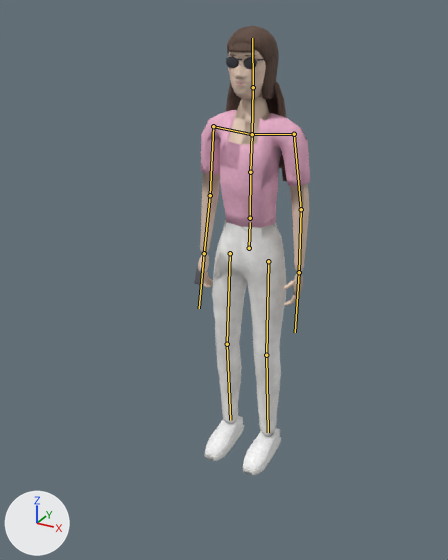
Before and after pictures for a commit that changed the FBX model Assets/Models/ThaiBobaShop/Characters/NPC_Influencer.fbx.
Before and after are seen from a 50 mm lens placed at (0.982, -1.984, 1.764), pointed at (-0.024, -0.155, 0.85). Every picture has the same lights, and +X, +Y and +Z are marked at lower left. The picture after the commit comes second. The bones that change, and the others that lie on the model, are drawn over the model as lines.

In view in the first picture: 'NPC_Influencer', 'NPC_Influencer_LOD1'.
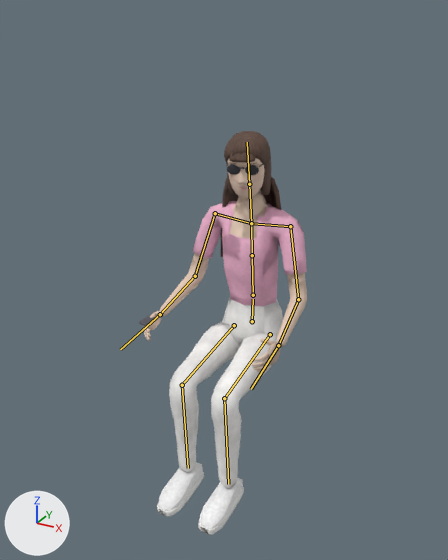
The newer file adds an action. The first version stands in its rest pose; the second is drawn at frame 37 of the action 'Sit'.

Pixel boxes (x1, y1, x2, y2) of what changed, in the pictures (448 x 560 px):
'NPC_Influencer', posed (44% wider, 10% shorter)
    before: (194, 26, 310, 475)
    after: (139, 131, 307, 534)
'NPC_Influencer_LOD1', posed (45% wider, 10% shorter)
    before: (198, 26, 310, 475)
    after: (144, 131, 307, 535)
bone 'Hips', root to tip
    before: (249, 248) to (250, 222)
    after: (252, 321) to (253, 299)
bone 'Spine', root to tip
    before: (250, 218) to (250, 172)
    after: (253, 295) to (252, 255)
bone 'Chest', root to tip
    before: (250, 172) to (252, 134)
    after: (252, 255) to (251, 223)
bone 'Head', root to tip
    before: (253, 87) to (252, 38)
    after: (249, 184) to (247, 142)
bone 'UpperArm.L', root to tip
    before: (294, 134) to (301, 209)
    after: (290, 226) to (298, 299)
bone 'LowerArm.L', root to tip
    before: (301, 209) to (299, 272)
    after: (298, 299) to (278, 345)
bone 'Hand.L', root to tip
    before: (299, 272) to (295, 332)
    after: (278, 345) to (251, 389)
bone 'UpperArm.R', root to tip
    before: (213, 126) to (210, 195)
    after: (215, 213) to (195, 276)
bone 'LowerArm.R', root to tip
    before: (210, 195) to (204, 253)
    after: (195, 276) to (160, 314)
bone 'Hand.R', root to tip
    before: (204, 253) to (199, 308)
    after: (160, 314) to (120, 349)
bone 'UpperLeg.L', root to tip
    before: (268, 261) to (266, 355)
    after: (270, 334) to (224, 398)
bone 'LowerLeg.L', root to tip
    before: (266, 355) to (268, 432)
    after: (224, 398) to (228, 484)
bone 'UpperLeg.R', root to tip
    before: (230, 253) to (227, 344)
    after: (234, 325) to (182, 385)
bone 'LowerLeg.R', root to tip
    before: (227, 344) to (230, 420)
    after: (182, 385) to (188, 468)

What the commit changed:
Bone 'Hips' (bone_hips) moves from (0.0, 0.0, 0.0) to (0.0, -0.331, -0.05).
Bone 'Spine' (bone_spine) turns from (0, 0, 0) to (4, 0, 0) degrees about its own x, y and z.
Bone 'Chest' (bone_chest) turns from (0, 0, 0) to (4, 0, 0) degrees about its own x, y and z.
Bone 'Head' (bone_head) turns from (0, 0, 0) to (-1, 14, -1) degrees about its own x, y and z.
Bone 'UpperArm.L' (bone_upperarm_l) turns from (0, 0, 0) to (-22, -4, -10) degrees about its own x, y and z.
Bone 'LowerArm.L' (bone_lowerarm_l) turns from (0, 0, 0) to (-48, -4, -2) degrees about its own x, y and z.
Bone 'Hand.L' (bone_hand_l) turns from (0, 0, 0) to (-10, 0, 0) degrees about its own x, y and z.
Bone 'UpperArm.R' (bone_upperarm_r) turns from (0, 0, 0) to (-22, 4, 10) degrees about its own x, y and z.
Bone 'LowerArm.R' (bone_lowerarm_r) turns from (0, 0, 0) to (-48, 4, 2) degrees about its own x, y and z.
Bone 'Hand.R' (bone_hand_r) turns from (0, 0, 0) to (-10, 0, 0) degrees about its own x, y and z.
Bone 'UpperLeg.L' (bone_upperleg_l) turns from (0, 0, 0) to (-79, -2, 0) degrees about its own x, y and z.
Bone 'LowerLeg.L' (bone_lowerleg_l) turns from (0, 0, 0) to (78, 0, 0) degrees about its own x, y and z.
Bone 'UpperLeg.R' (bone_upperleg_r) turns from (0, 0, 0) to (-79, 2, 0) degrees about its own x, y and z.
Bone 'LowerLeg.R' (bone_lowerleg_r) turns from (0, 0, 0) to (78, 0, 0) degrees about its own x, y and z.
